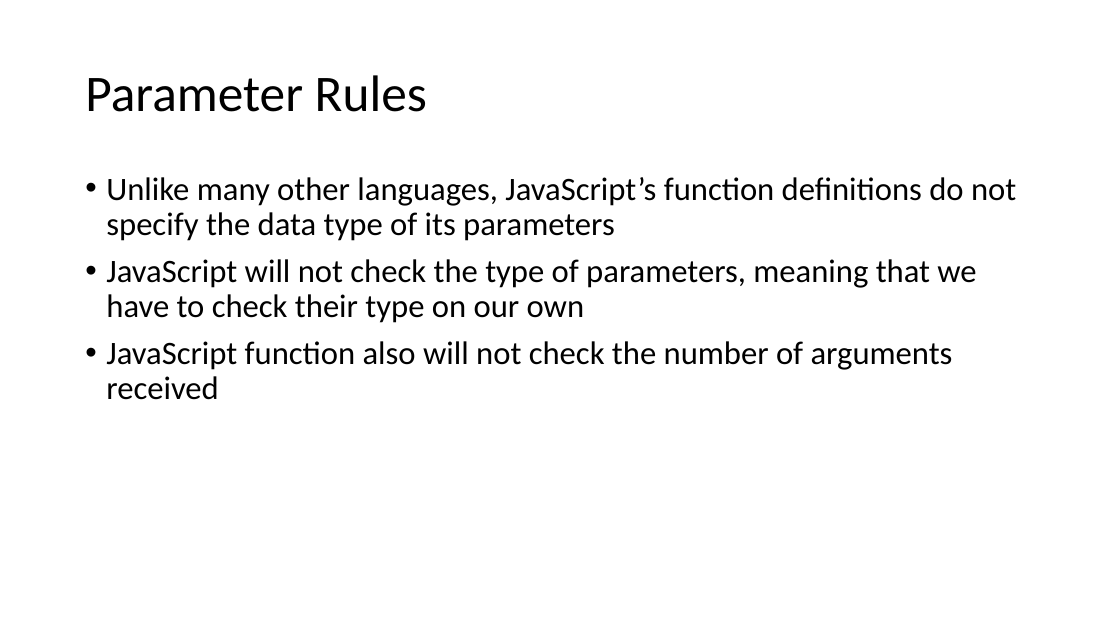
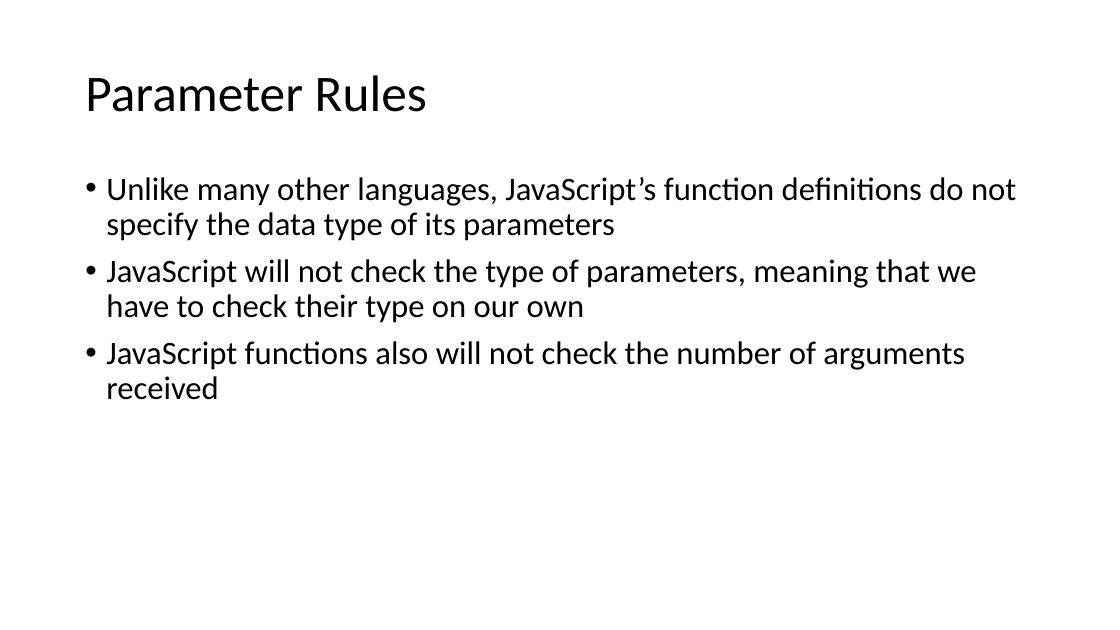
Before and after one commit to YWCANWIL-TechLab/Module12-Functions, a slide deck: slide 17 of slides/Module 12 - Functions.pptx. Drawn at 1120x630 pixels with LibreOffice and Linux fonts; fonts in the diff are those of the drawing. Boxes give left, top, right and bottom in pixels: in the first picture for what was removed or moved away, otherwise in the second. Text is boxed around its words. In the diff, an @@ line names an element or a change of style, - is before the commit and + after.

```diff
--- a/slides/Module 12 - Functions.pptx
+++ b/slides/Module 12 - Functions.pptx
@@ text at box(106, 341, 965, 400): text changed @@
-• JavaScript function also will not check the number of arguments received
+• JavaScript functions also will not check the number of arguments received
```
Also in this commit, not shown: 9 other slides changed, 1 slide added, 1 slide removed.
